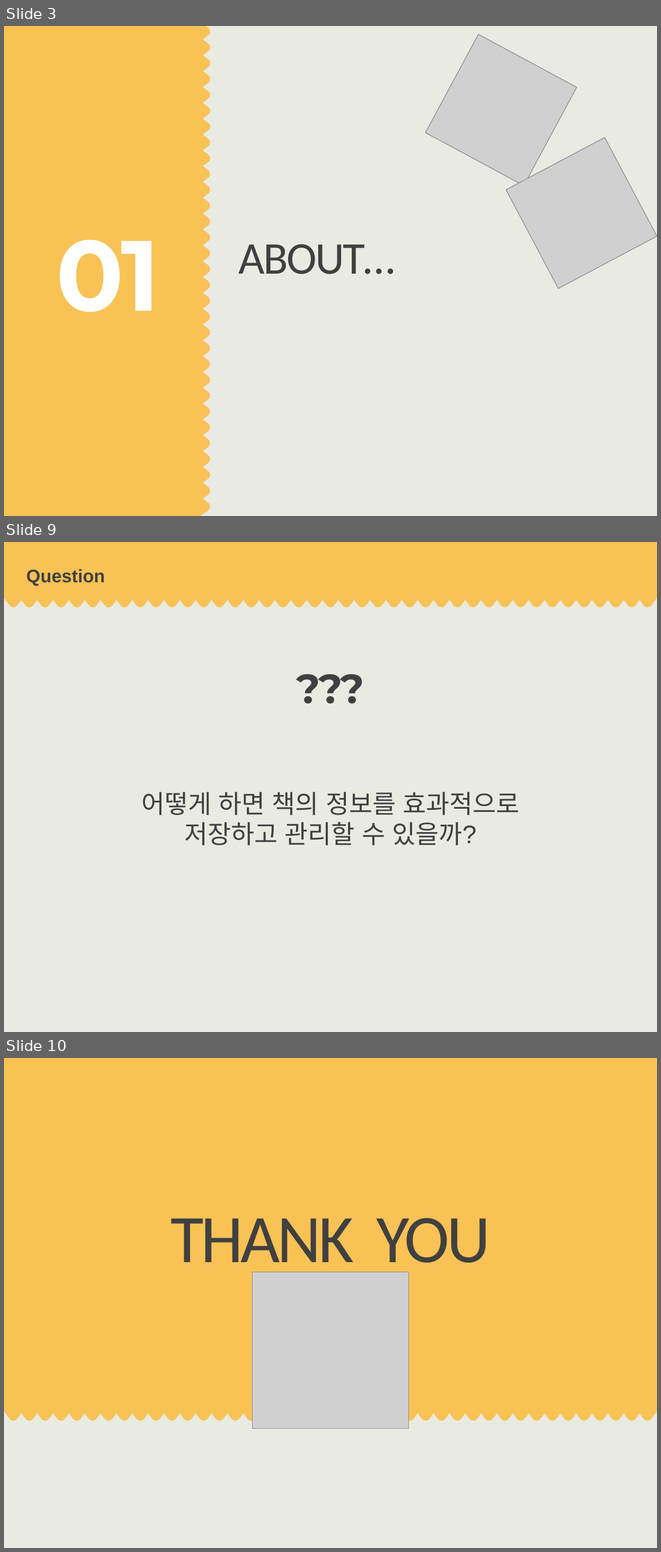
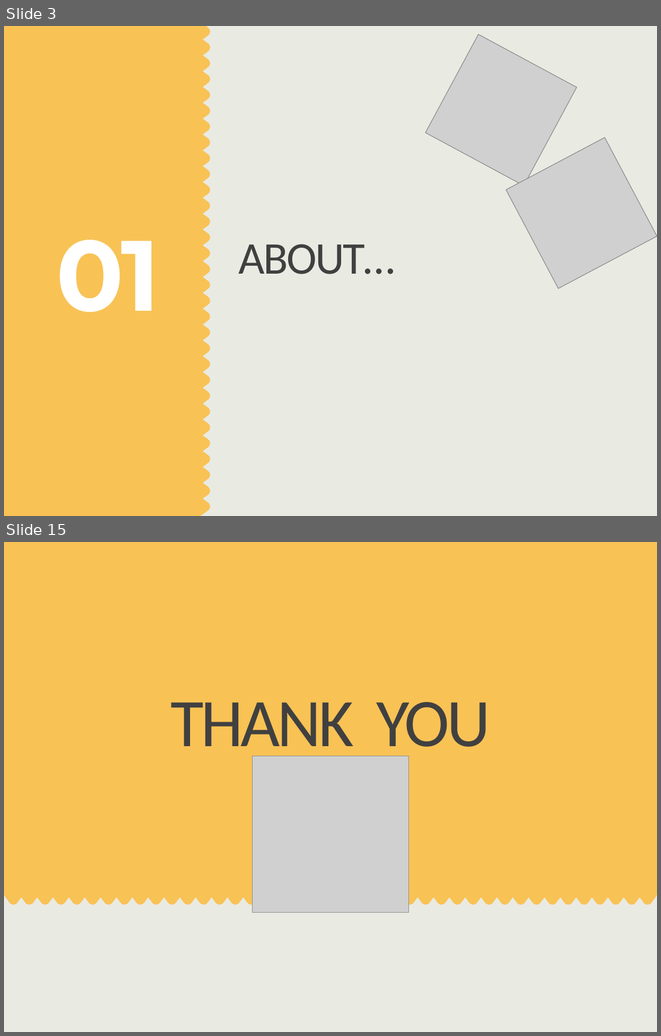
Before and after one commit to ilovethisid/Data-Structure-Design, a slide deck: week1.pptx. Shown one above the other, each under a label of ours: slides 3, 9 and 10 before the commit, slides 3 and 15 after it; the slides between them are not shown. The pictures are 661x1552 and 661x1036 pixels, drawn with LibreOffice and Linux fonts; fonts in the diff are those of the drawing; grey boxes stand for pictures. Boxes give left, top, right and bottom in pixels: in the first picture for what was removed or moved away, otherwise in the second. Text is boxed around its words. In the diff, an @@ line names an element or a change of style, - is before the commit and + after.

```diff
--- a/week1.pptx
+++ b/week1.pptx
@@ slide 9 removed at box(4, 542, 657, 1032), background #E9EAE2 @@
@@ freeform shape removed at box(4, 542, 657, 607) @@
@@ title removed at box(26, 569, 105, 585) @@
-Question
@@ text removed at box(185, 659, 476, 715) @@
-???
@@ text removed at box(141, 792, 520, 845) @@
-어떻게 하면 책의 정보를 효과적으로 저장하고 관리할 수 있을까?
@@ what was slide 10 is now slide 15 @@
```
Also in this commit, not shown: 4 slides changed, 8 slides added, 2 other slides removed.
